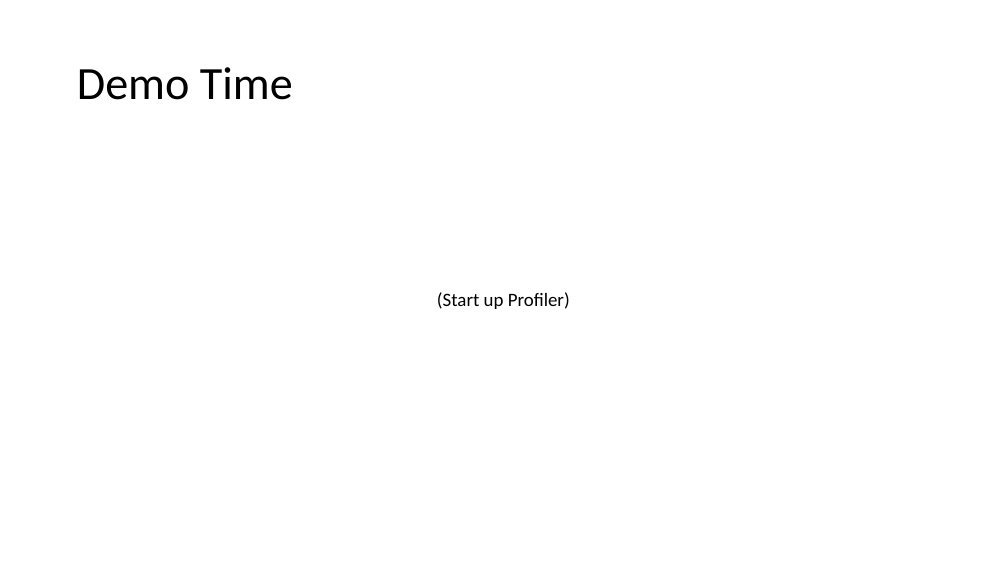
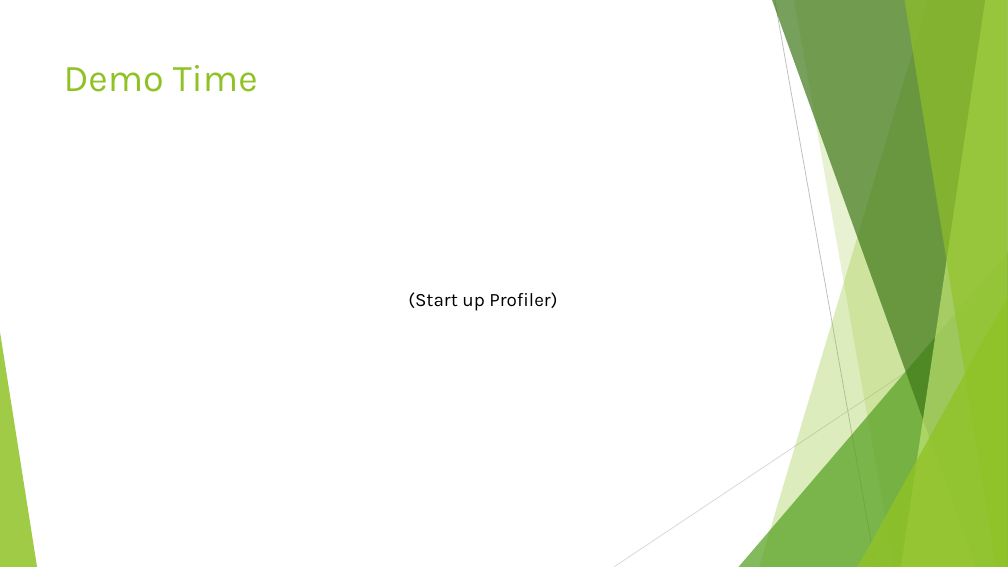
Before and after one commit to jbfoushee/MyPresentations, a slide deck: slide 11 of Datatables_and_Dataframes_to_SQL_Procs/User-defined Table Types.pptx. Drawn at 1008x567 pixels with LibreOffice and Linux fonts; fonts in the diff are those of the drawing. Boxes give left, top, right and bottom in pixels: in the first picture for what was removed or moved away, otherwise in the second. Text is boxed around its words. In the diff, an @@ line names an element or a change of style, - is before the commit and + after.

```diff
--- a/Datatables_and_Dataframes_to_SQL_Procs/User-defined Table Types.pptx
+++ b/Datatables_and_Dataframes_to_SQL_Procs/User-defined Table Types.pptx
@@ title "Demo Time": place and size @@
-title "Demo Time" at <box>77,67,293,100</box>
+title "Demo Time" at <box>64,65,258,92</box>
@@ title "Demo Time" at <box>64,65,258,92</box>: size 44 to 36 pt, font Calibri to Karla, text colour #000000 to #90C226; line spacing 0.9 to 1; vertical alignment middle to top @@
@@ text "(Start up Profiler)": place and size @@
-text "(Start up Profiler)" at <box>437,292,570,309</box>
+text "(Start up Profiler)" at <box>408,292,557,311</box>
@@ text "(Start up Profiler)" at <box>408,292,557,311</box>: font Calibri to Karla @@
@@ group added at <box>0,0,1008,567</box>: 5 freeform shapes, 3 triangles, 2 lines @@
```
Also in this commit, not shown: 17 other slides changed, 1 slide added, 1 slide removed.
